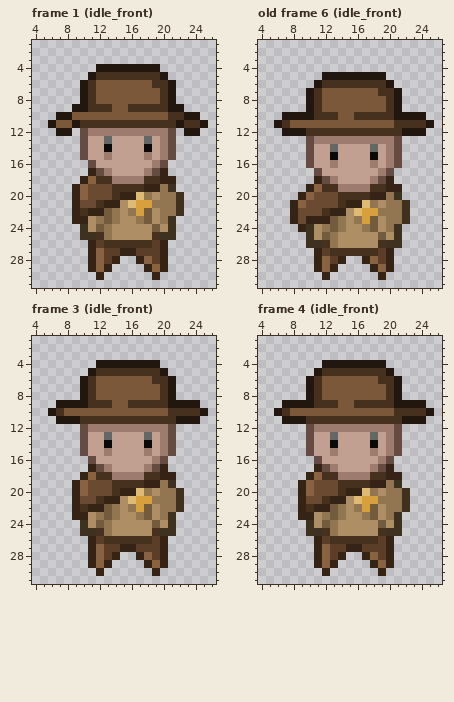
One commit to this pixel-art file: Assets/Art/MainCharacter.aseprite. Above, as it was before the edit.
32x32 pixels, 12 frames. Colours within 5 levels of each other are drawn and written as one. Shown: frame 1 (idle_front): x 4..26, y 1..31; old frame 6 (idle_front): x 4..26, y 1..31; frame 3 (idle_front): x 4..26, y 1..31; frame 4 (idle_front): x 4..26, y 1..31. The commit also changed other frames, which this record leaves out.
After:
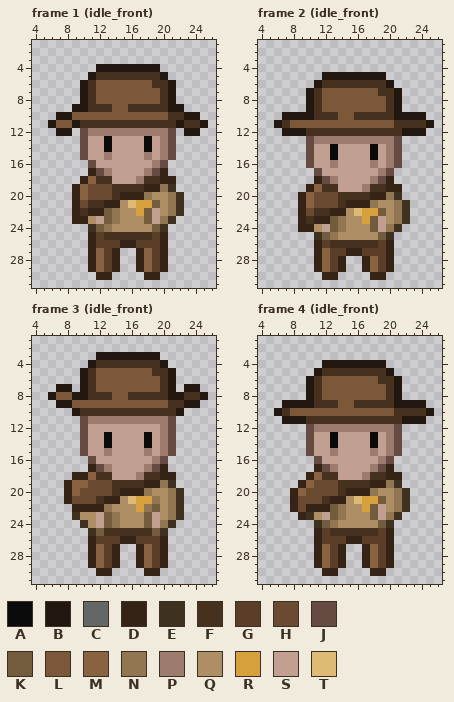
Palette (. is transparent): A #0a0a0a  B #22170e  C #636867  D #352416  E #3e311f  F #46301e  G #5a3e27  H #6a4b31  J #654b41  K #735c3d  L #7b583a  M #896241  N #927651  P #9d7b6e  Q #ae8e64  R #d6a13d  S #c19f91  T #deba75
A new or re-ordered frame is compared with the old frame closest to it.
Changes in this commit:
layer "BodyBase" added
layer "Arm" added
layer "Head" added
layer "Boots" added
layer "Top" added
layer "Body" removed
frames re-ordered
--- frame 1 (idle_front)
@@ x 11..20 @@
 12 PPPPPPPPPP
-13 SSCSSSSCSP
+13 SSASSSSASP
 14 SSASSSSASP
@@ x 8..23 @@
 17 ...DJPSSSSPJD...
-18 ..DMFFPPPPFFDD..
+18 ..DMFFSSSPFFDD..
 19 .DMHHHFFFFDDNE..
-20 .DMHHHFDDTNQNNE.
-21 .DHHFDDQTRRNNNE.
-22 .DFDDKNQNRKQNNE.
-23 .DDQNKNQQNKQNE..
-24 ..EQKNQQQQQKQE..
-25 ..EEFNQQQQQFEE..
-26 ...DGFFFFFFGD...
-27 ...DMGGDDGGGD...
+20 .DMHHHFDDDNQQNE.
+21 .DHFFDDQTRRKQNE.
+22 .DFDDKNQQRKSQNE.
+23 .DDQSKNQQQKSNE..
+24 ...EKNQQQQQKE...
+25 ...DGFFFFFFGD...
+26 ...DGGGDDGGGD...
+27 ...DMGD..DMGD...
 28 ...DMGD..DMGD...
-29 ...DMD....DMD...
-30 ....D......D....
+29 ...DMGD..DMGD...
+30 ....DD....DD....
 31 ................
--- frame 2 (idle_front) against old frame 6 (idle_front)
@@ x 11..20 @@
 13 PPPPPPPPPP
-14 SSCSSSSCSP
+14 SSASSSSASP
 15 SSASSSSASP
@@ x 4..26 @@
 18 .......DJPSSSSPJD......
-19 ......DMFFPPPPFFDD.....
+19 ......DMFFSSSPFFDD.....
 20 .....DMHHHFFFFDDNE.....
-21 ....DMHHHHFDDTNQNNE....
-22 ....DHHHFDDQTRRNNNE....
-23 ....DHDDDKNQNRKQNNE....
-24 .....DEQNKNQQNKQNE.....
-25 ......EQKNQQQQQKQE.....
-26 ......EEFNQQQQQFEE.....
-27 .......DGFFFFFFGD......
+21 .....DMHHHFDDDNQQNE....
+22 .....DHFFDDQTRRKQNE....
+23 .....DFDDKNQQRKSQNE....
+24 .....DDQSKNQQQKSNE.....
+25 .......EKNQQQQQKE......
+26 .......DGFFFFFFGD......
+27 .......DMGGDDGGGD......
 28 .......DMGD..DMGD......
-29 .......DMD....DMD......
-30 ........D......D.......
+29 .......DMGD..DMGD......
+30 ........DD....DD.......
 31 .......................
--- frame 3 (idle_front)
@@ x 4..26 @@
  2 .......................
- 3 .......................
- 4 ........BBBBBBBB.......
- 5 .......BFFFFFFFFB......
- 6 ......BFLLLLLLLFFB.....
- 7 ......BFLLLLLLLLFB.....
- 8 ......BFLLLLLLLLFB.....
- 9 ...BBBBFFFLLFFFFFBBBB..
-10 ..BFLLLLLLLLLLLLLFFFFB.
-11 ...BBBFFFFFFFFFFFFBBB..
-12 ......JPPPPPPPPPPJ.....
-13 ......JSSCSSSSCSPJ.....
+ 3 ........BBBBBBBB.......
+ 4 .......BFFFFFFFFB......
+ 5 ......BFLLLLLLLFFB.....
+ 6 ......BFLLLLLLLLFB.....
+ 7 ...BB.BFLLLLLLLLFB.BB..
+ 8 ..BLLBBFFFLLFFFFFBBFFB.
+ 9 ...BBLLLLLLLLLLLLFFBB..
+10 .....BFFFFFFFFFFFFB....
+11 ......JPPPPPPPPPPJ.....
+12 ......JSSSSSSSSSPJ.....
+13 ......JSSASSSSASPJ.....
 14 ......JSSASSSSASPJ.....
@@ x 4..26 @@
 17 .......DJPSSSSPJD......
-18 ......DMFFPPPPFFDD.....
-19 .....DMHHHFFFFDDNE.....
-20 .....DMHHHFDDTNQNNE....
-21 .....DHHFDDQTRRNNNE....
-22 .....DFDDKNQNRKQNNE....
-23 .....DDQNKNQQNKQNE.....
-24 ......EQKNQQQQQKQE.....
-25 ......EEFNQQQQQFEE.....
-26 .......DGFFFFFFGD......
-27 .......DMGGDDGGGD......
+18 .....DDMFFSSSPFFDD.....
+19 ....DMMHHHFFFFDDNE.....
+20 ....DMHHHHFDDDNQQNE....
+21 ....DHHHFDDQTRRNQNE....
+22 .....DDDDNQQQRNKQNE....
+23 .....EQQSKNQQQKSQNE....
+24 ......EQSKNQQQKSNE.....
+25 .......EKFFFFFFKE......
+26 .......DGGGDDGGGD......
+27 .......DMGD..DMGD......
 28 .......DMGD..DMGD......
-29 .......DMD....DMD......
-30 ........D......D.......
+29 .......DMGD..DMGD......
+30 ........DD....DD.......
 31 .......................
--- frame 4 (idle_front)
@@ x 11..20 @@
 12 PPPPPPPPPP
-13 SSCSSSSCSP
+13 SSASSSSASP
 14 SSASSSSASP
@@ x 4..26 @@
 17 .......DJPSSSSPJD......
-18 ......DMFFPPPPFFDD.....
+18 ......DMFFSSSPFFDD.....
 19 .....DMHHHFFFFDDNE.....
-20 .....DMHHHFDDTNQNNE....
-21 .....DHHFDDQTRRNNNE....
-22 .....DFDDKNQNRKQNNE....
-23 .....DDQNKNQQNKQNE.....
-24 ......EQKNQQQQQKQE.....
-25 ......EEFNQQQQQFEE.....
-26 .......DGFFFFFFGD......
-27 .......DMGGDDGGGD......
+20 ....DMHHHHFDDDNQQNE....
+21 ....DHHHFDDQTRRKQNE....
+22 ....DHDDDKNQQRKSQNE....
+23 .....DEQSKNQQQKSNE.....
+24 .......EKNQQQQQKE......
+25 .......DGFFFFFFGD......
+26 .......DGGGDDGGGD......
+27 .......DMGD..DMGD......
 28 .......DMGD..DMGD......
-29 .......DMD....DMD......
-30 ........D......D.......
+29 .......DMGD..DMGD......
+30 ........DD....DD.......
 31 .......................
Where, in picture pixels (left, top, right, bottom), the same in both pictures:
changed: (80, 136, 176, 280)
changed: (330, 144, 378, 152)
changed: (290, 184, 402, 280)
changed: (48, 352, 208, 576)
changed: (290, 432, 402, 576)
